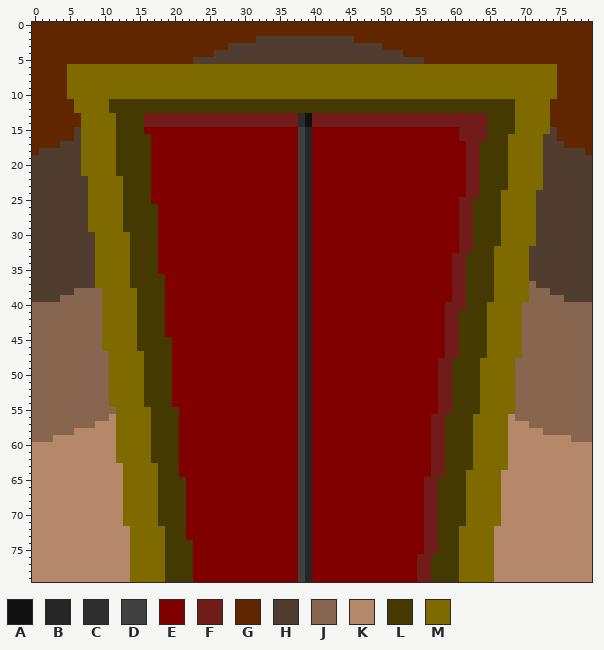
Two versions of one sprite sheet, assets/terrain/door.png. Above, as it was before the edit.
The file is 80x80 pixels.
Palette (. is transparent): A #111111  B #262626  C #2d2d2d  D #404040  E #800000  F #721b1b  G #602600  H #513d30  J #87654f  K #b5886a  L #443900  M #7f6a00
Pixels before (only the part around the change), first column x 0:
64 KKKKKKKKKKKKKMMMMMLLLEEEEEEEEEEEEEEEEEDBEEEEEEEEEEEEEEEEEFFLLLMMMMMKKKKKKKKKKKKK
65 KKKKKKKKKKKKKMMMMMLLLLEEEEEEEEEEEEEEEEDBEEEEEEEEEEEEEEEEFFLLLLMMMMMKKKKKKKKKKKKK
66 KKKKKKKKKKKKKMMMMMLLLLEEEEEEEEEEEEEEEEDBEEEEEEEEEEEEEEEEFFLLLLMMMMMKKKKKKKKKKKKK
67 KKKKKKKKKKKKKMMMMMLLLLEEEEEEEEEEEEEEEEDBEEEEEEEEEEEEEEEEFFLLLLMMMMMKKKKKKKKKKKKK
68 KKKKKKKKKKKKKMMMMMLLLLEEEEEEEEEEEEEEEEDBEEEEEEEEEEEEEEEEFFLLLLMMMMMKKKKKKKKKKKKK
69 KKKKKKKKKKKKKMMMMMLLLLEEEEEEEEEEEEEEEEDBEEEEEEEEEEEEEEEEFFLLLLMMMMMKKKKKKKKKKKKK
70 KKKKKKKKKKKKKMMMMMLLLLEEEEEEEEEEEEEEEEDBEEEEEEEEEEEEEEEEFFLLLLMMMMMKKKKKKKKKKKKK
71 KKKKKKKKKKKKKMMMMMLLLLEEEEEEEEEEEEEEEEDBEEEEEEEEEEEEEEEEFFLLLLMMMMMKKKKKKKKKKKKK
72 KKKKKKKKKKKKKKMMMMMLLLEEEEEEEEEEEEEEEEDBEEEEEEEEEEEEEEEEFFLLLMMMMMKKKKKKKKKKKKKK
73 KKKKKKKKKKKKKKMMMMMLLLEEEEEEEEEEEEEEEEDBEEEEEEEEEEEEEEEEFFLLLMMMMMKKKKKKKKKKKKKK
74 KKKKKKKKKKKKKKMMMMMLLLLEEEEEEEEEEEEEEEDBEEEEEEEEEEEEEEEEFFLLLMMMMMKKKKKKKKKKKKKK
75 KKKKKKKKKKKKKKMMMMMLLLLEEEEEEEEEEEEEEEDBEEEEEEEEEEEEEEEEFFLLLMMMMMKKKKKKKKKKKKKK
76 KKKKKKKKKKKKKKMMMMMLLLLEEEEEEEEEEEEEEEDBEEEEEEEEEEEEEEEFFLLLLMMMMMKKKKKKKKKKKKKK
77 KKKKKKKKKKKKKKMMMMMLLLLEEEEEEEEEEEEEEEDBEEEEEEEEEEEEEEEFFLLLLMMMMMKKKKKKKKKKKKKK
78 KKKKKKKKKKKKKKMMMMMLLLLEEEEEEEEEEEEEEEDBEEEEEEEEEEEEEEEFFLLLLMMMMMKKKKKKKKKKKKKK
79 KKKKKKKKKKKKKKMMMMMLLLLEEEEEEEEEEEEEEEDBEEEEEEEEEEEEEEEFFLLLLMMMMMKKKKKKKKKKKKKK
The result:
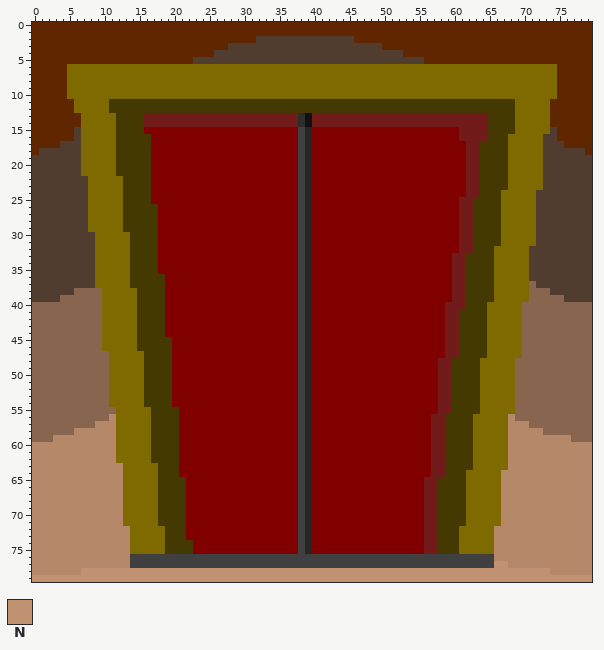
Colours new in this view: N #c19272
Edits made:
y 76: x 14..37 MMMMMLLLLEEEEEEEEEEEEEEE -> DDDDDDDDDDDDDDDDDDDDDDDD; x 39..65 BEEEEEEEEEEEEEEEFFLLLLMMMMM -> DDDDDDDDDDDDDDDDDDDDDDDDDDD
y 77: x 14..37 MMMMMLLLLEEEEEEEEEEEEEEE -> DDDDDDDDDDDDDDDDDDDDDDDD; x 39..67 BEEEEEEEEEEEEEEEFFLLLLMMMMMKK -> DDDDDDDDDDDDDDDDDDDDDDDDDDDNN
y 78: x 7..73 KKKKKKKMMMMMLLLLEEEEEEEEEEEEEEEDBEEEEEEEEEEEEEEEFFLLLLMMMMMKKKKKKKK -> NNNNNNNNNNNNNNNNNNNNNNNNNNNNNNNNNNNNNNNNNNNNNNNNNNNNNNNNNNNNNNNNNNN
y 79: x 0..79 KKKKKKKKKKKKKKMMMMMLLLLEEEEEEEEEEEEEEEDBEEEEEEEEEEEEEEEFFLLLLMMMMMKKKKKKKKKKKKKK -> NNNNNNNNNNNNNNNNNNNNNNNNNNNNNNNNNNNNNNNNNNNNNNNNNNNNNNNNNNNNNNNNNNNNNNNNNNNNNNNN
